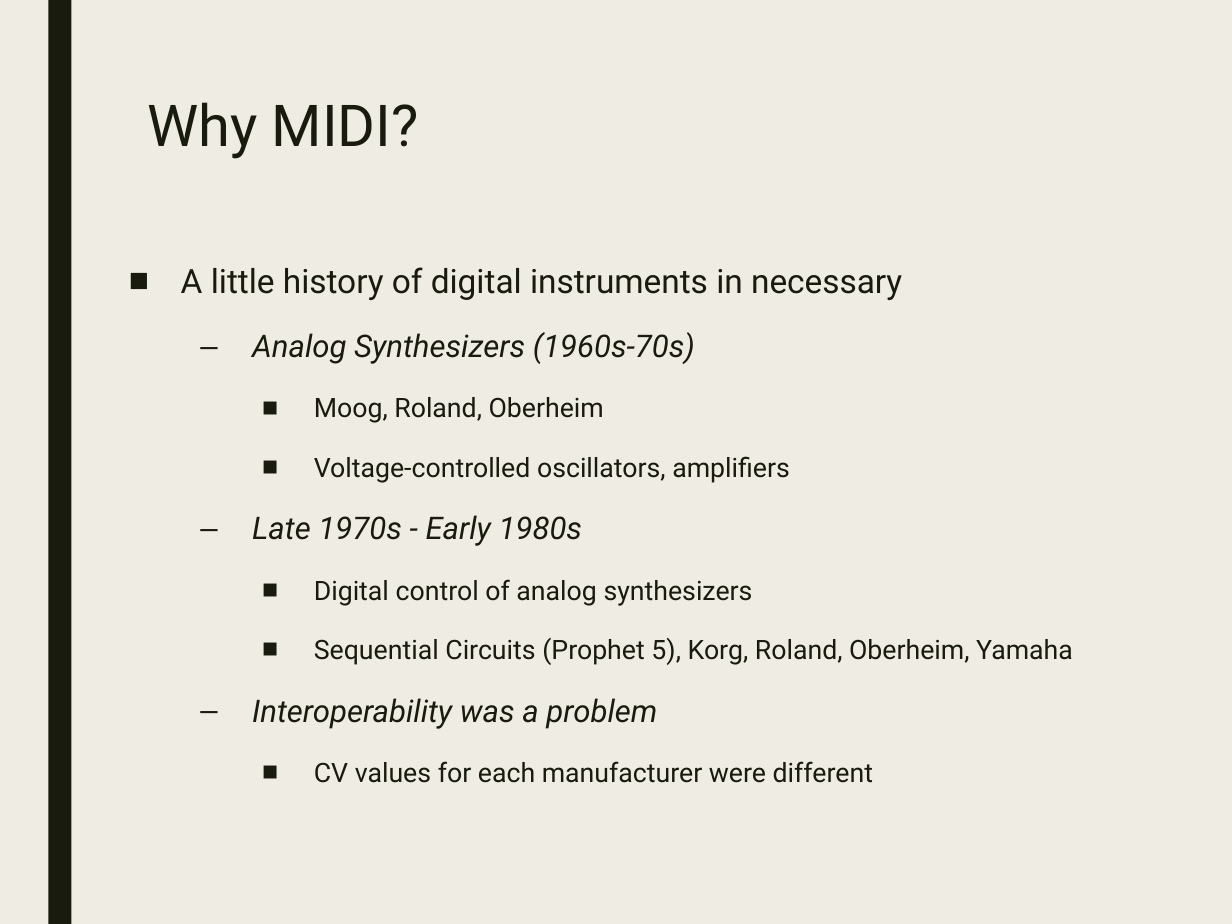
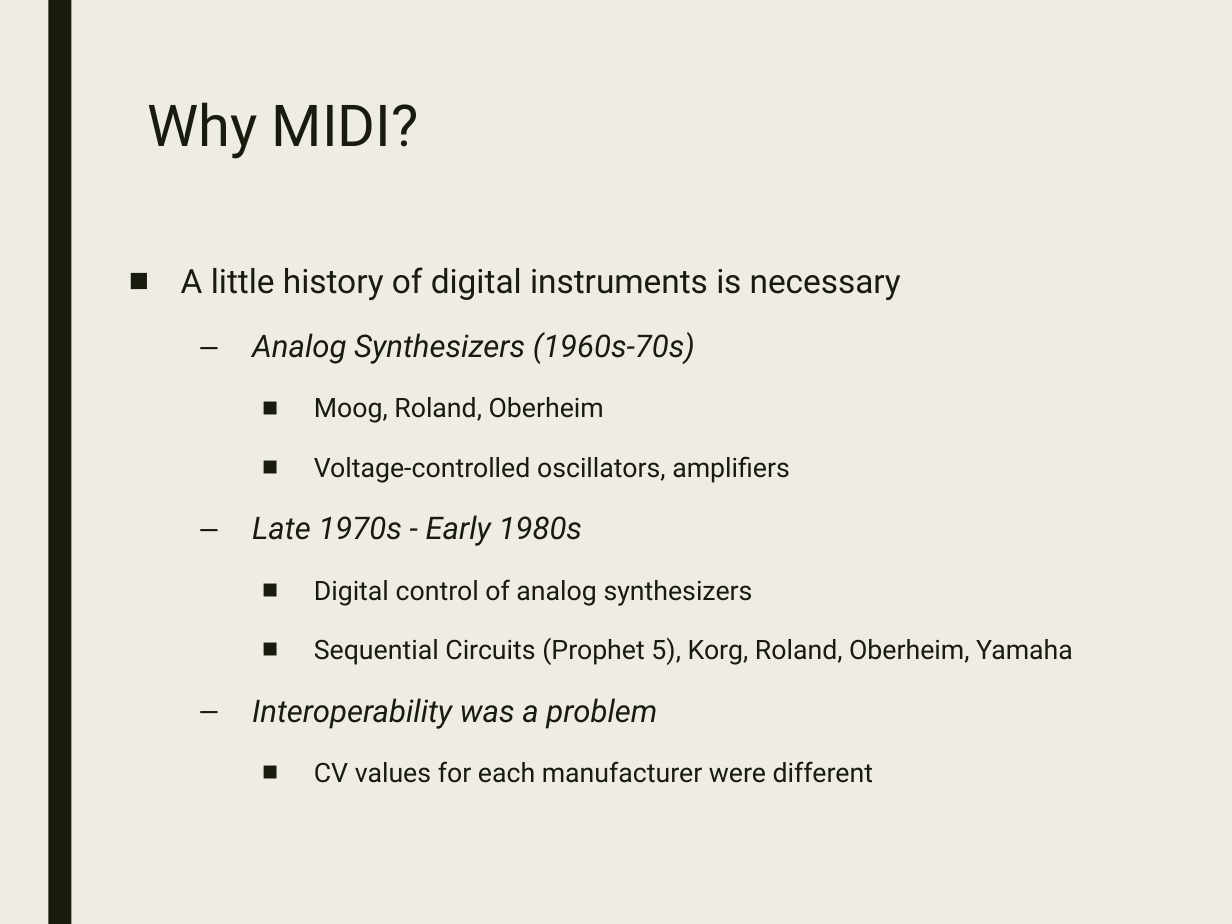
Before and after one commit to lsu-emdm/Max-at-LSU, a slide deck: slide 7 of fall_2022/presentations/Representing Musical Information.pptx. Drawn at 1232x924 pixels with LibreOffice and Linux fonts; fonts in the diff are those of the drawing. Boxes give left, top, right and bottom in pixels: in the first picture for what was removed or moved away, otherwise in the second. Text is boxed around its words. In the diff, an @@ line names an element or a change of style, - is before the commit and + after.

```diff
--- a/fall_2022/presentations/Representing Musical Information.pptx
+++ b/fall_2022/presentations/Representing Musical Information.pptx
@@ text at [181,267,901,300]: text changed @@
-■ A little history of digital instruments in necessary
+■ A little history of digital instruments is necessary
```
Also in this commit, not shown: 8 slides removed, 18 other files.
